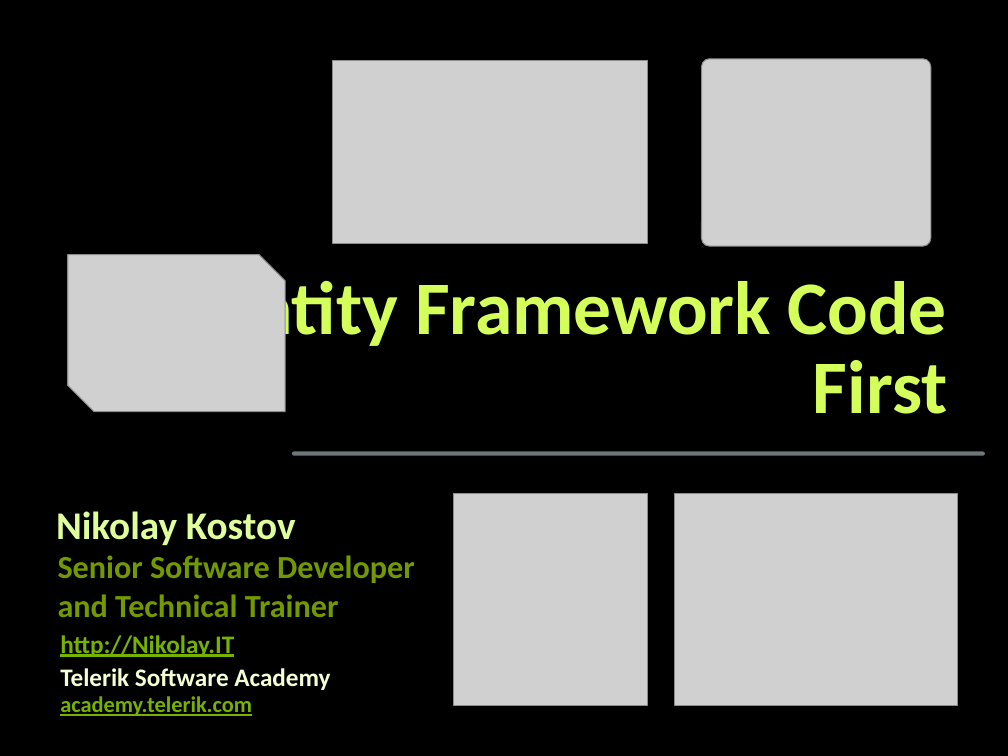
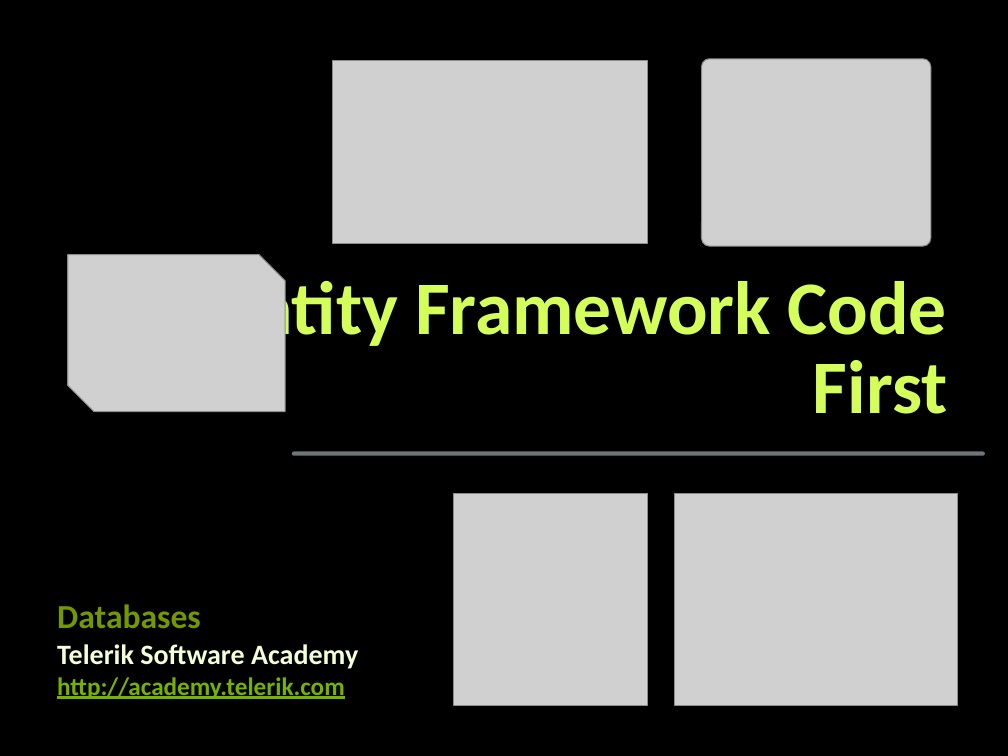
Before and after one commit to martin-nikolov/Telerik-Academy, a slide deck: slide 1 of Databases/10. Entity Framework Code First/Entity-Framework-Code-First.pptx. Drawn at 1008x756 pixels with LibreOffice and Linux fonts; fonts in the diff are those of the drawing; grey boxes stand for pictures; background and template pictures are left out. Boxes give left, top, right and bottom in pixels: in the first picture for what was removed or moved away, otherwise in the second. Text is boxed around its words. In the diff, an @@ line names an element or a change of style, - is before the commit and + after.

Commit message:
Entity Framework Code First -HW -U

```diff
--- a/Databases/10. Entity Framework Code First/Entity-Framework-Code-First.pptx
+++ b/Databases/10. Entity Framework Code First/Entity-Framework-Code-First.pptx
@@ text removed at (56, 511, 296, 545) @@
-Nikolay Kostov
@@ text removed at (58, 555, 415, 617) @@
-Senior Software Developer
-and Technical Trainer
@@ text added at (57, 604, 201, 628), 24 pt, text #739900, bold @@
+Databases
@@ text "Telerik Software Academy": place and size @@
-text "Telerik Software Academy" at (60, 668, 330, 690)
+text "Telerik Software Academy" at (57, 644, 358, 669)
@@ text "Telerik Software Academy" at (57, 644, 358, 669): size 18 to 20 pt; indent changed; more space between paragraphs @@
@@ text removed at (60, 635, 234, 657) @@
-http://Nikolay.IT
@@ text at (57, 677, 345, 699): text changed; size 16 to 18 pt @@
-academy.telerik.com
+http://academy.telerik.com
```
Also in this commit, not shown: 3 other slides changed, 6 slides added, 2 slides removed, 3 other files.
